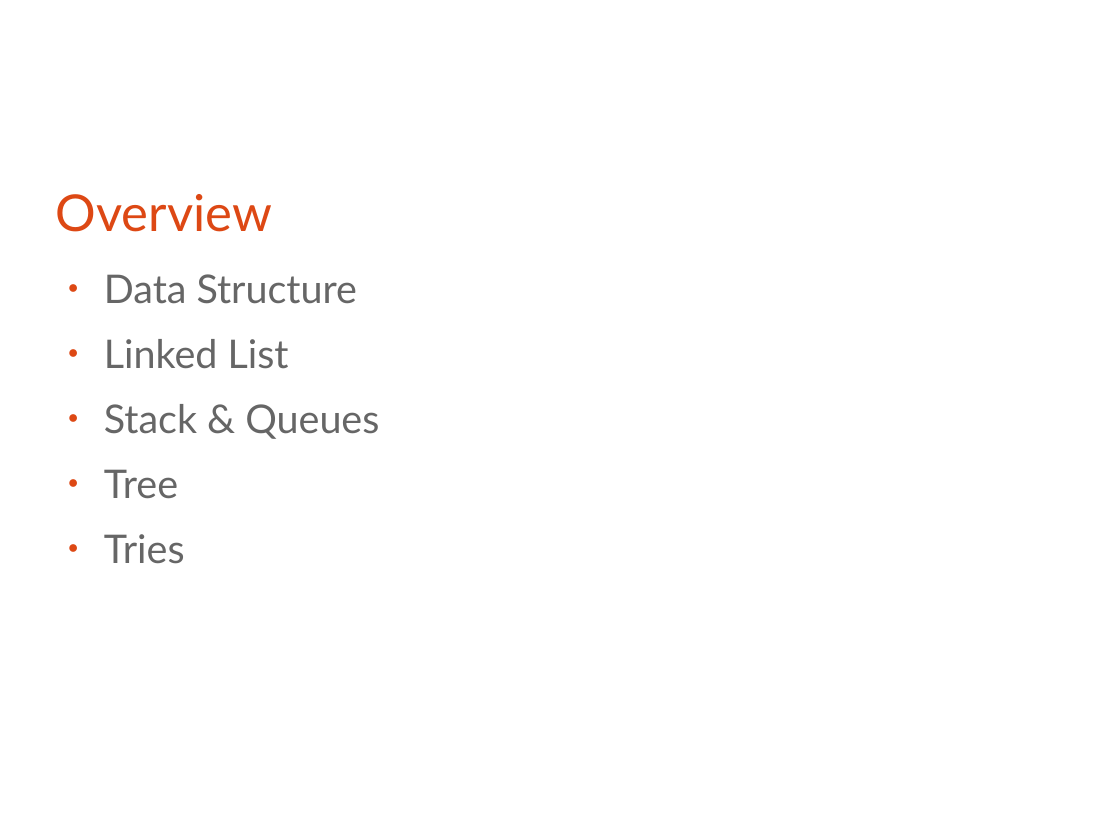
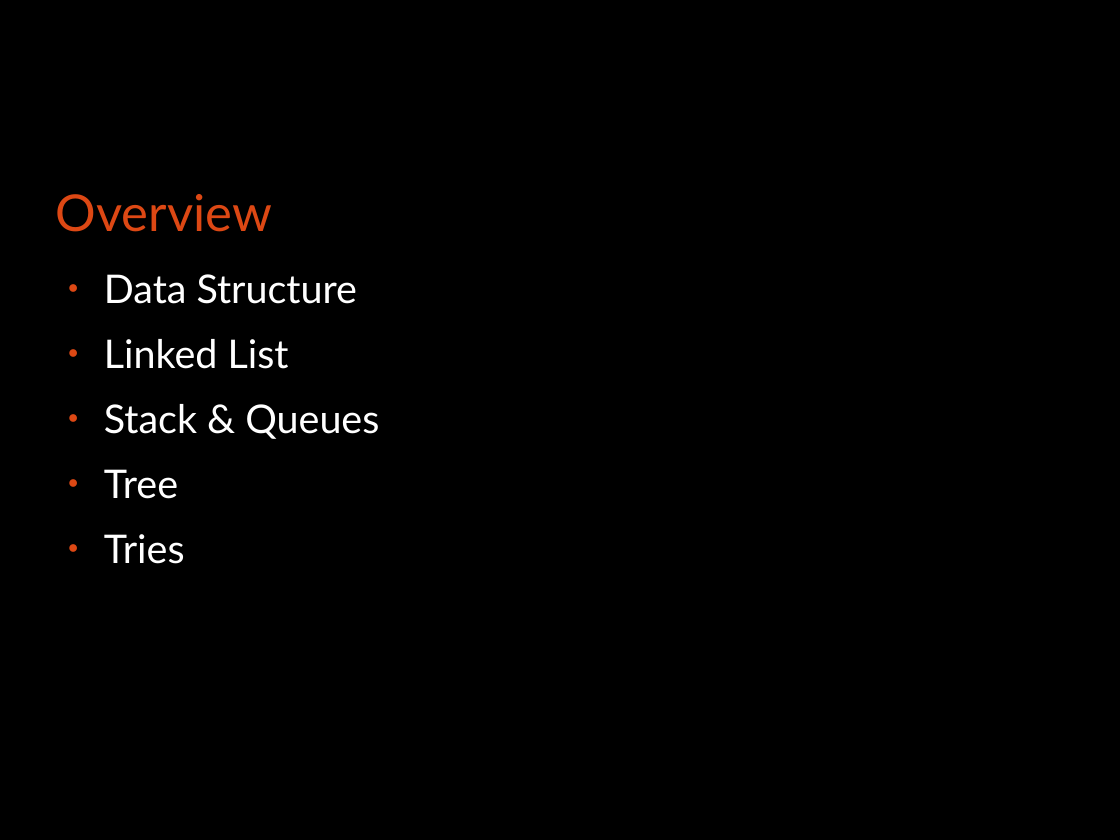
Before and after one commit to bagustris/prokom-tf, a slide deck: slide 2 of prokom6.odp. Drawn at 1120x840 pixels with LibreOffice and Linux fonts; fonts in the diff are those of the drawing. Boxes give left, top, right and bottom in pixels: in the first picture for what was removed or moved away, otherwise in the second. Text is boxed around its words. In the diff, an @@ line names an element or a change of style, - is before the commit and + after.

```diff
--- a/prokom6.odp
+++ b/prokom6.odp
@@ background #FFFFFF to #000000 @@
@@ text "Data Structure" at (x1=104, y1=274, x2=379, y2=564): text colour #666666 to #FFFFFF @@
```
Also in this commit, not shown: 6 other slides changed, 32 slides added, 1 slide removed, 8 other files.
